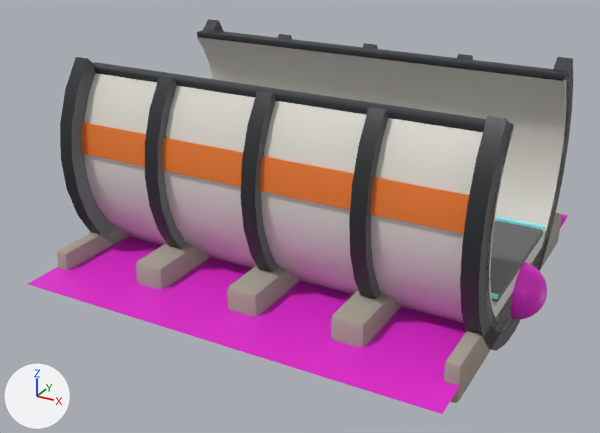
A saved change to the Blender file res/models/placement/tunnel/tunnel_2_cut.blend.
One viewpoint serves both versions: a 50 mm lens placed at (1.72, -3.35, 1.82), pointed at (-0.06, -0.12, 0.2). Arrows for +X, +Y and +Z are at lower left; the lights stay in place. The older version comes first.

The first picture shows '%P%AnchorIn.001', '%P%Footprint', 'Tunnel'.
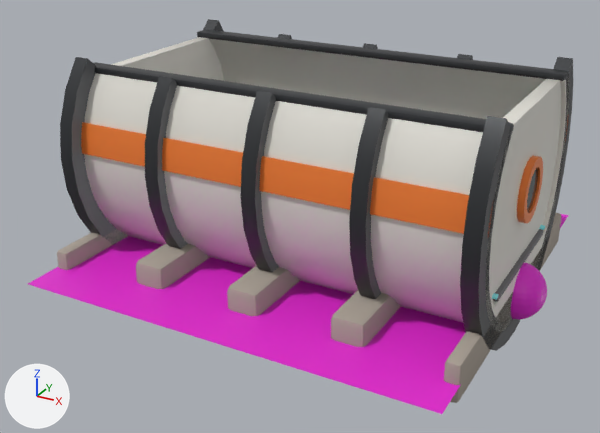
Where the change shows, as pixel boxes [x1, y1, x2, y2] in the pictures (600 x 433 px):
'%V%AnchorIn.001-', added
    after: [490, 79, 561, 302]
    faces in mat_hull_white (light grey #dfddd4): [490, 79, 561, 302]
    faces in mat_accent_orange (orange #ed7c30): [517, 155, 543, 224]
    faces in mat_window_dark (dark cyan #1d3c42): [527, 168, 538, 212]
'%V%AnchorIn.002-', added
    after: [111, 37, 224, 81]

Edits to the bpy script that builds the scene:
```text
Add mat_window_dark:
    mat_window_dark = principled_material('Window_Dark')
    mat_window_dark.base_color = (0.012, 0.045, 0.055)  # dark cyan #1d3c42
    mat_window_dark.metallic = 0.3
    mat_window_dark.roughness = 0.08
Add me_v_anchorin_002:
    me_v_anchorin_002.from_pydata(...)  # 158 vertices, 160 faces; spans x -1.01..-0.92, y -0.58..0.58, z 0.14..0.88
    me_v_anchorin_002.polygons.foreach_set('use_smooth', [True] * 160)
    # faces by material slot: [20, 60, 80]
    me_v_anchorin_002.materials.append(mat_hull_white)  # light grey #dfddd4
    me_v_anchorin_002.materials.append(mat_window_dark)  # dark cyan #1d3c42
    me_v_anchorin_002.materials.append(mat_accent_orange)  # orange #ed7c30
Add me_v_anchorin_001:
    me_v_anchorin_001.from_pydata(...)  # 158 vertices, 160 faces; spans x 0.92..1.01, y -0.58..0.58, z 0.14..0.88
    me_v_anchorin_001.polygons.foreach_set('use_smooth', [True] * 160)
    # faces by material slot: [20, 60, 80]
    me_v_anchorin_001.materials.append(mat_hull_white)  # light grey #dfddd4
    me_v_anchorin_001.materials.append(mat_window_dark)  # dark cyan #1d3c42
    me_v_anchorin_001.materials.append(mat_accent_orange)  # orange #ed7c30
Add ob_v_anchorin_002:
    ob_v_anchorin_002 = bpy.data.objects.new('%V%AnchorIn.002-', me_v_anchorin_002)
    ob_v_anchorin_002.location = (0.0, 0.0, 0.0)
Add ob_v_anchorin_001:
    ob_v_anchorin_001 = bpy.data.objects.new('%V%AnchorIn.001-', me_v_anchorin_001)
    ob_v_anchorin_001.location = (0.0, 0.0, 0.0)
```
